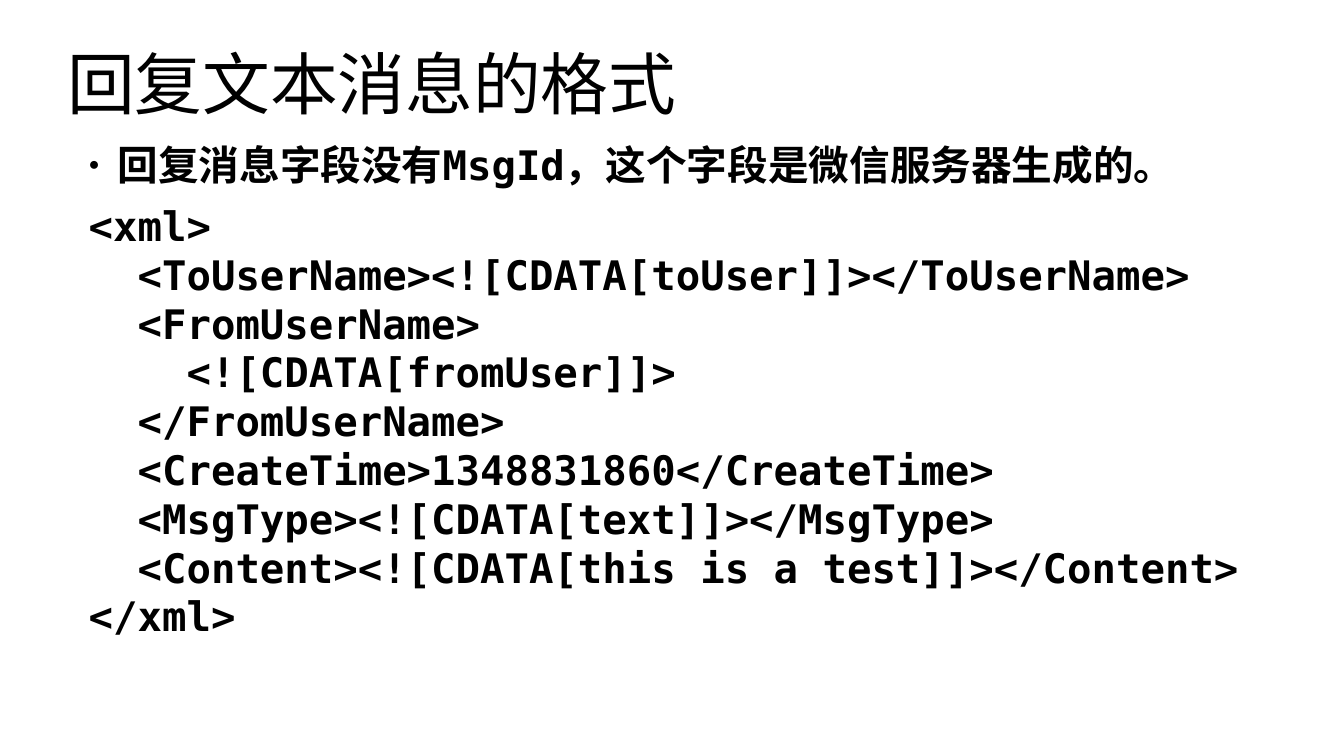
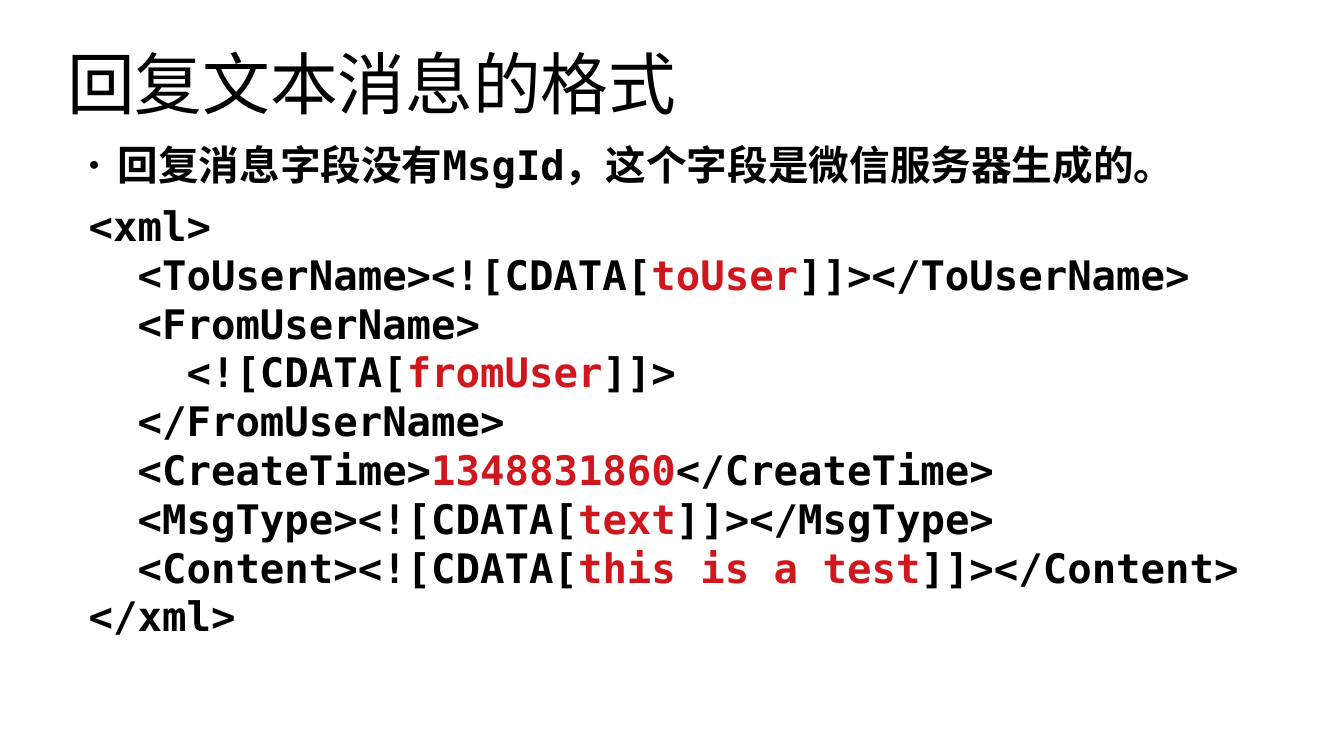
Before and after one commit to edu2act/course-wechat-and-miniprogram, a slide deck: slide 6 of ch02/简单消息处理.odp. Drawn at 1344x756 pixels with LibreOffice and Linux fonts; fonts in the diff are those of the drawing. Boxes give left, top, right and bottom in pixels: in the first picture for what was removed or moved away, otherwise in the second. Text is boxed around its words. In the diff, an @@ line names an element or a change of style, - is before the commit and + after.

```diff
--- a/ch02/简单消息处理.odp
+++ b/ch02/简单消息处理.odp
@@ text at box(138, 259, 1239, 589): text colour #000000 to #CE181E in "<ToUserName><![CDATA[toUser]]></ToUserName>", "<![CDATA[fromUser]]>", "<CreateTime>1348831860</CreateTime>", "<MsgType><![CDATA[text]]></MsgType>" and 1 more places @@
```
Also in this commit, not shown: 2 other slides changed, 5 other files.
